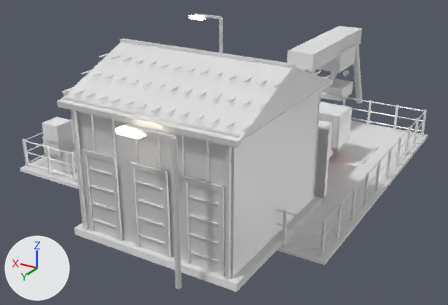
What one commit did to the FBX model Assets/Art/KayseriIsland/Models/Coal/Phase3/Fleet_P3.fbx.
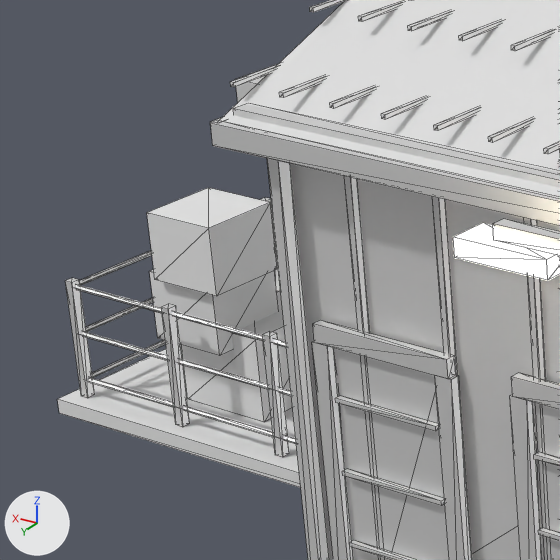
Each version appears first whole from a 50 mm lens placed at (-54.12, 12.3, 31.69), pointed at (-30.38, -27.27, 11.91), and next in a close-up on the part from 1% to 32% of the width and 23% to 68% of the height. Lighting does not change. The marker at lower left points along +X, +Y and +Z. The last two pictures show the newer version. The close-ups show mesh edges as thin lines. Where no turn or scale is listed for an object, it has been applied to the vertices. Vertices at exactly the same position are counted once.

Names of what the first close-up shows: 'Fleet.Crates', 'Fleet.Fence', 'Fleet.Garage', 'Fleet.Lamp0', 'Fleet.Yard' and 1 more.
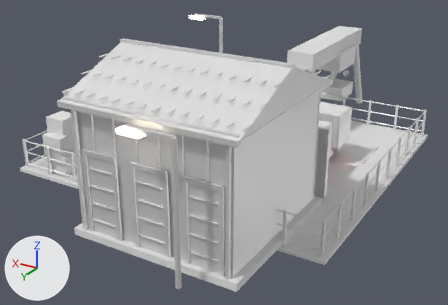
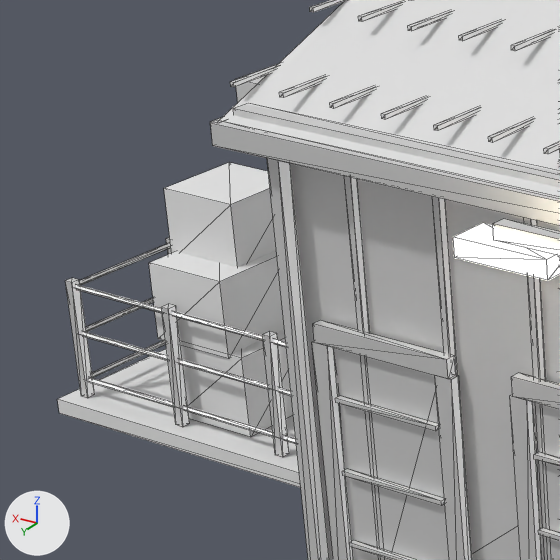
Changed parts and their boxes (x1, y1, x2, y2) in the close-ups (560 x 560 px; the box of a moved part takes in the faces that stretch with it):
'Fleet.Crates', reshaped: before (147, 188, 292, 422); after (149, 162, 293, 437)
part 1 of me_fleet_crates_001, moved or reshaped: before (181, 291, 292, 422); after (180, 329, 293, 437)
part 2 of me_fleet_crates_001, moved or reshaped: before (149, 270, 279, 356); after (149, 251, 284, 359)
part 3 of me_fleet_crates_001, moved or reshaped: before (147, 188, 277, 296); after (164, 162, 276, 267)

What changed in the scene script:
```text
Change me_fleet_crates_001:
    used by ob_fleet_crates; location = (-20.0, -20.0, 11.04)
    remove me_fleet_crates_001.from_pydata(...)  # 24 vertices, 36 faces; spans x -1.17..1.04, y -1.25..1.25, z 0.0..4.01
    add me_fleet_crates_001.from_pydata(...)  # 24 vertices, 36 faces; spans x -1.42..0.81, y -0.98..1.39, z 0.0..4.3
    me_fleet_crates_001 part 1: the loose piece of 8 vertices spanning x -1.17..0.81, y -1.25..0.74, z 0.0..1.69 is scaled about its middle by 0.95, then moved by (-0.3, 0.67, -0.04)
    me_fleet_crates_001 part 2: the loose piece of 8 vertices spanning x -0.57..1.04, y -0.51..1.1, z 1.36..2.73 is scaled about its middle by 1.12, then moved by (-0.44, 0.2, 0.25)
    me_fleet_crates_001 part 3: the loose piece of 8 vertices spanning x -0.83..0.74, y -0.32..1.25, z 2.67..4.01 is scaled about its middle by 1.07, then moved by (0.02, -0.6, 0.24)
```
